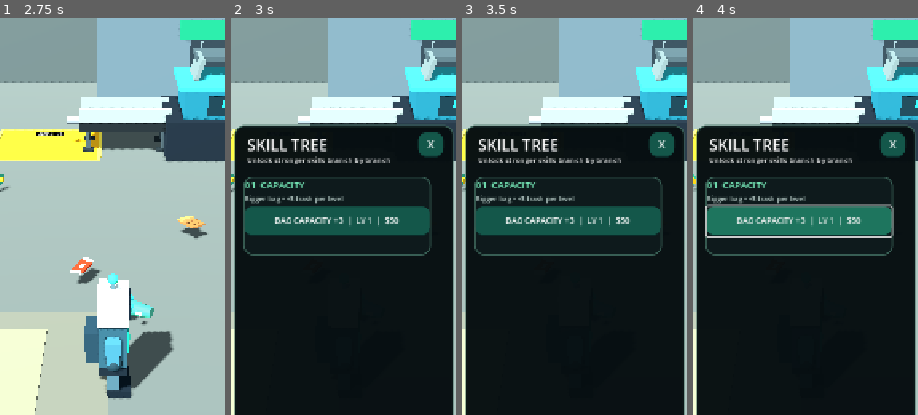
Above: before the commit, frames 1-4 (left to right).
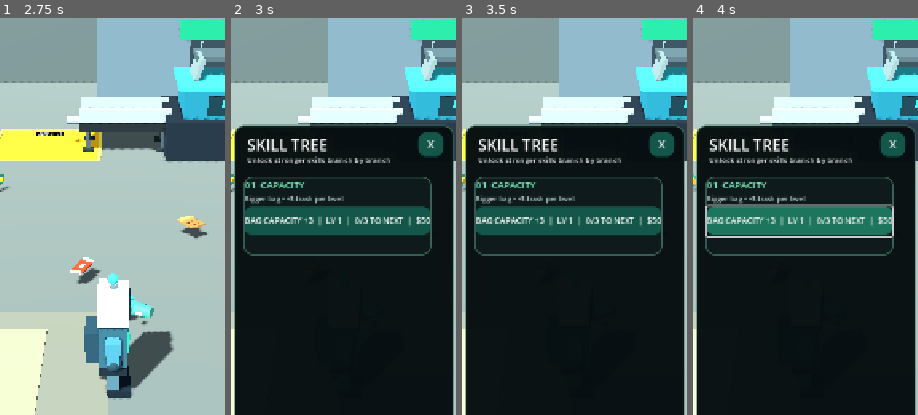
Above: after the commit, the same moments.

Repository: zekainstabot/trash-empire
Game: Godot game, scene res://Scenes/Main.tscn
Same seed, same stepped clock (60 frames per second), same inputs: the game is played once before the commit and once after it.
Inputs (mouse positions are % of the whole screen's width and height, from its top left):
- Up to frame 1 (2.75 s): move the mouse to (72, 45) at 0.52 s; hold D (move_right) 0.53-1.25 s; click (72, 45) at 0.67 s; drag from (30, 55) to (45, 70) at 1.27 s; click "PICK UP" at 2 s
- Up to frame 2 (3 s): click "SKILL TREE" at 2.75 s
- Up to frame 3 (3.5 s): no input
- Up to frame 4 (4 s): click "BAG CAPACITY +3 | LV 1 | $50" (after the commit: "BAG CAPACITY +3 | LV 1 | 0/3 …") at 3.5 s
The pictures show only the part of the screen within x 25-75%, y 15-65%; the shares and areas given below are measured in that part.

Frame 1 is identical in both runs. In frame 2, 1.2% of the frame differs, in the area x 6-90%, y 40-60%; in frame 3, 1.2%; in frame 4, 1.2%.

Commit message:
Clarify single-button skill leveling progress

Diff:
--- a/Scripts/main.gd
+++ b/Scripts/main.gd
@@ -668,12 +668,20 @@
 	]
 	for i in range(skill_branch_panels.size()):
 		skill_branch_panels[i].visible = unlocked[i]
-	skill_buttons[0].text = "BAG CAPACITY +3  |  LV %d  |  $%d" % [upgrade_level, _upgrade_cost(50, upgrade_level)]
-	skill_buttons[1].text = "MOVE SPEED  |  LV %d  |  $%d" % [speed_upgrade_level, _upgrade_cost(75, speed_upgrade_level)]
-	skill_buttons[2].text = "UNLOAD SPEED  |  LV %d  |  $%d" % [unload_upgrade_level, _upgrade_cost(100, unload_upgrade_level)]
-	skill_buttons[3].text = "PICKUP RANGE +0.75M  |  LV %d  |  $%d" % [equipment_upgrade_level, _upgrade_cost(125, equipment_upgrade_level)]
-	skill_buttons[4].text = "RECYCLING VALUE  |  LV %d  |  $%d" % [technology_upgrade_level, _upgrade_cost(150, technology_upgrade_level)]
-	skill_buttons[5].text = "TRASH PER REFILL +6  |  LV %d  |  $%d" % [spawn_upgrade_level, _upgrade_cost(175, spawn_upgrade_level)]
+	# One button per skill: repeated purchases raise its level. The next branch
+	# appears after three purchases in the current branch.
+	var bag_progress := mini(upgrade_level - 1, 3)
+	var speed_progress := mini(speed_upgrade_level - 1, 3)
+	var unload_progress := mini(unload_upgrade_level - 1, 3)
+	var range_progress := mini(equipment_upgrade_level - 1, 3)
+	var tech_progress := mini(technology_upgrade_level - 1, 3)
+	var supply_progress := mini(spawn_upgrade_level - 1, 3)
+	skill_buttons[0].text = "BAG CAPACITY +3  |  LV %d  |  %d/3 TO NEXT  |  $%d" % [upgrade_level, bag_progress, _upgrade_cost(50, upgrade_level)]
+	skill_buttons[1].text = "MOVE SPEED  |  LV %d  |  %d/3 TO NEXT  |  $%d" % [speed_upgrade_level, speed_progress, _upgrade_cost(75, speed_upgrade_level)]
+	skill_buttons[2].text = "UNLOAD SPEED  |  LV %d  |  %d/3 TO NEXT  |  $%d" % [unload_upgrade_level, unload_progress, _upgrade_cost(100, unload_upgrade_level)]
+	skill_buttons[3].text = "PICKUP RANGE +0.75M  |  LV %d  |  %d/3 TO NEXT  |  $%d" % [equipment_upgrade_level, range_progress, _upgrade_cost(125, equipment_upgrade_level)]
+	skill_buttons[4].text = "RECYCLING VALUE  |  LV %d  |  %d/3 TO NEXT  |  $%d" % [technology_upgrade_level, tech_progress, _upgrade_cost(150, technology_upgrade_level)]
+	skill_buttons[5].text = "TRASH PER REFILL +6  |  LV %d  |  %d/3 TO NEXT  |  $%d" % [spawn_upgrade_level, supply_progress, _upgrade_cost(175, spawn_upgrade_level)]
 	skill_buttons[6].text = "AUTO PICKUP  |  LV %d  |  $%d" % [auto_pickup_level, _upgrade_cost(250, auto_pickup_level + 1)]
 
 func _upgrade_spawn() -> void:
